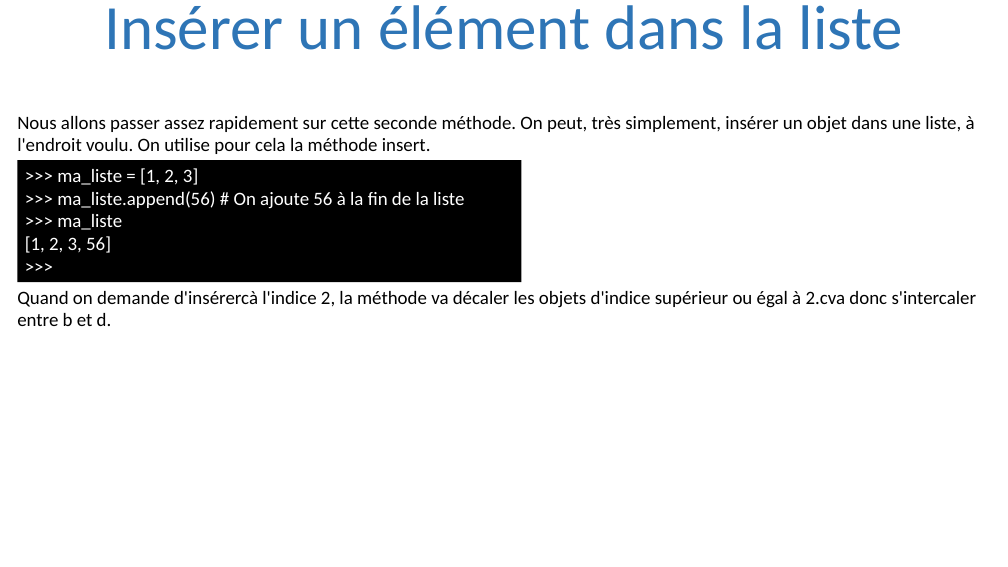
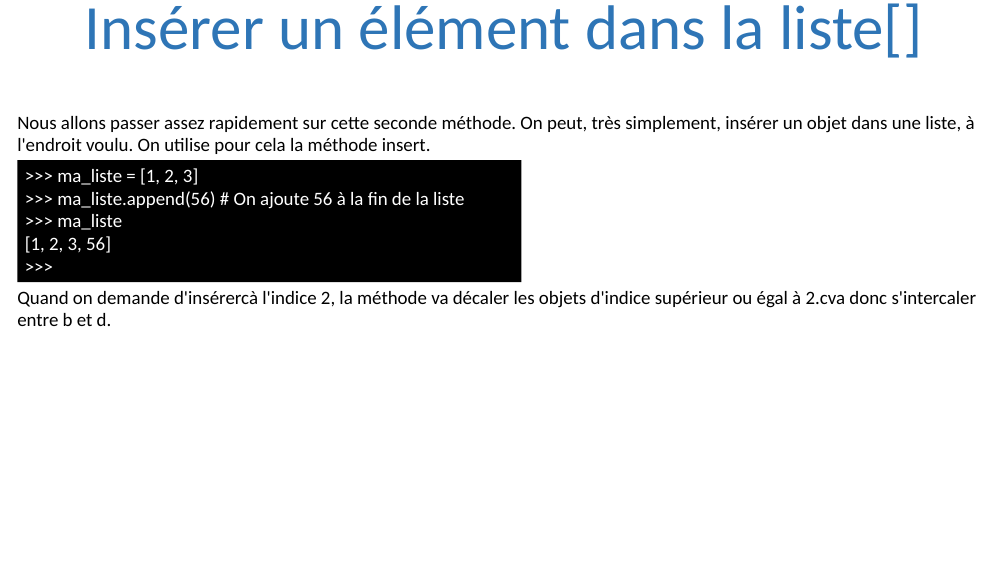
Before and after one commit to julienPalleau/PythonDoc, a slide deck: slide 62 of Python-resume.pptx. Drawn at 1008x567 pixels with LibreOffice and Linux fonts; fonts in the diff are those of the drawing. Boxes give left, top, right and bottom in pixels: in the first picture for what was removed or moved away, otherwise in the second. Text is boxed around its words. In the diff, an @@ line names an element or a change of style, - is before the commit and + after.

```diff
--- a/Python-resume.pptx
+++ b/Python-resume.pptx
@@ title at [85,3,922,58]: text changed @@
-Insérer un élément dans la liste
+Insérer un élément dans la liste[]
```
Also in this commit, not shown: 9 other slides changed, 30 slides added.
